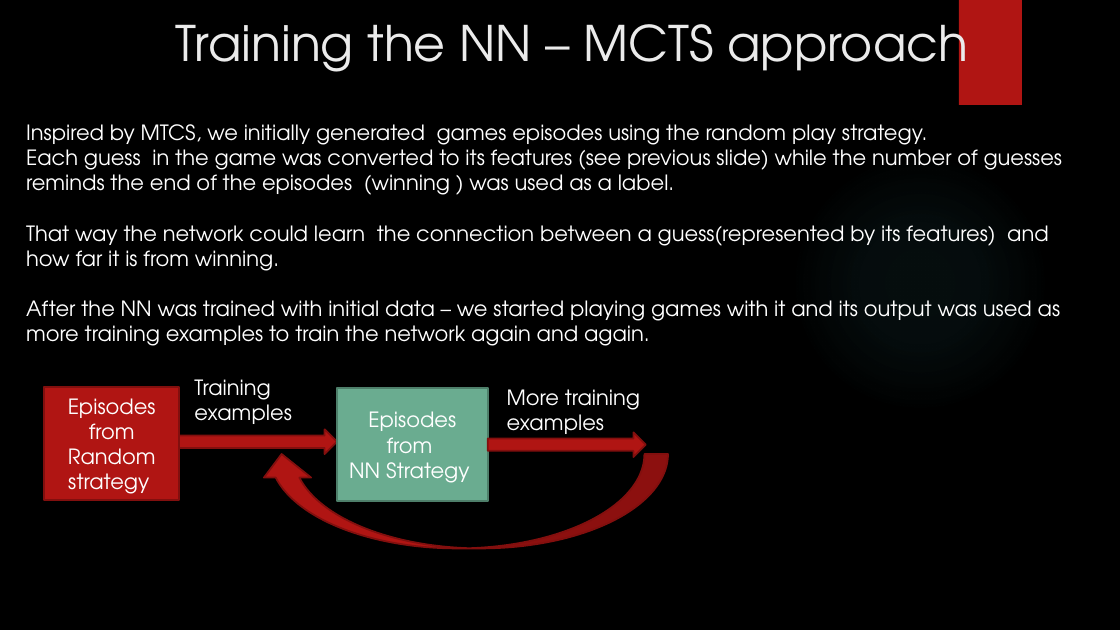
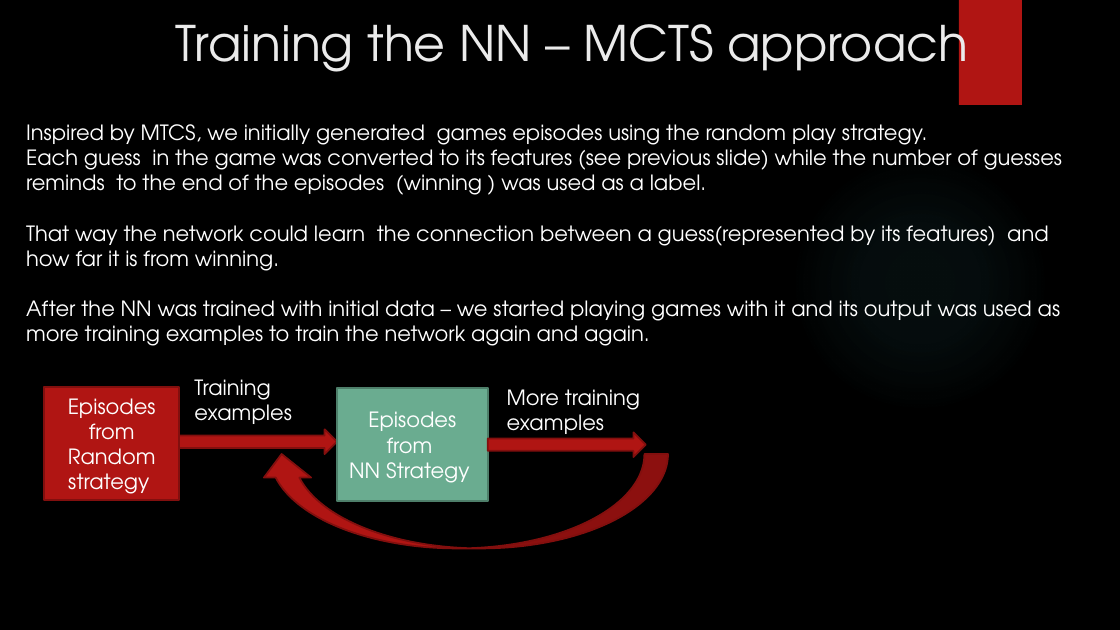
Before and after one commit to gilsh2/final_ai_project, a slide deck: slide 12 of ai_final_project_mastermind.pptx. Drawn at 1120x630 pixels with LibreOffice and Linux fonts; fonts in the diff are those of the drawing; background and template pictures are left out. Boxes give left, top, right and bottom in pixels: in the first picture for what was removed or moved away, otherwise in the second. Text is boxed around its words. In the diff, an @@ line names an element or a change of style, - is before the commit and + after.

Commit message:
add stuff

```diff
--- a/ai_final_project_mastermind.pptx
+++ b/ai_final_project_mastermind.pptx
@@ text at (26, 143, 1063, 195): text changed @@
-Each guess in the game was converted to its features (see previous slide) while the number of guesses reminds the end of the episodes (winning ) was used as a label.
+Each guess in the game was converted to its features (see previous slide) while the number of guesses reminds to the end of the episodes (winning ) was used as a label.
```
Also in this commit, not shown: 1 other slide changed.
